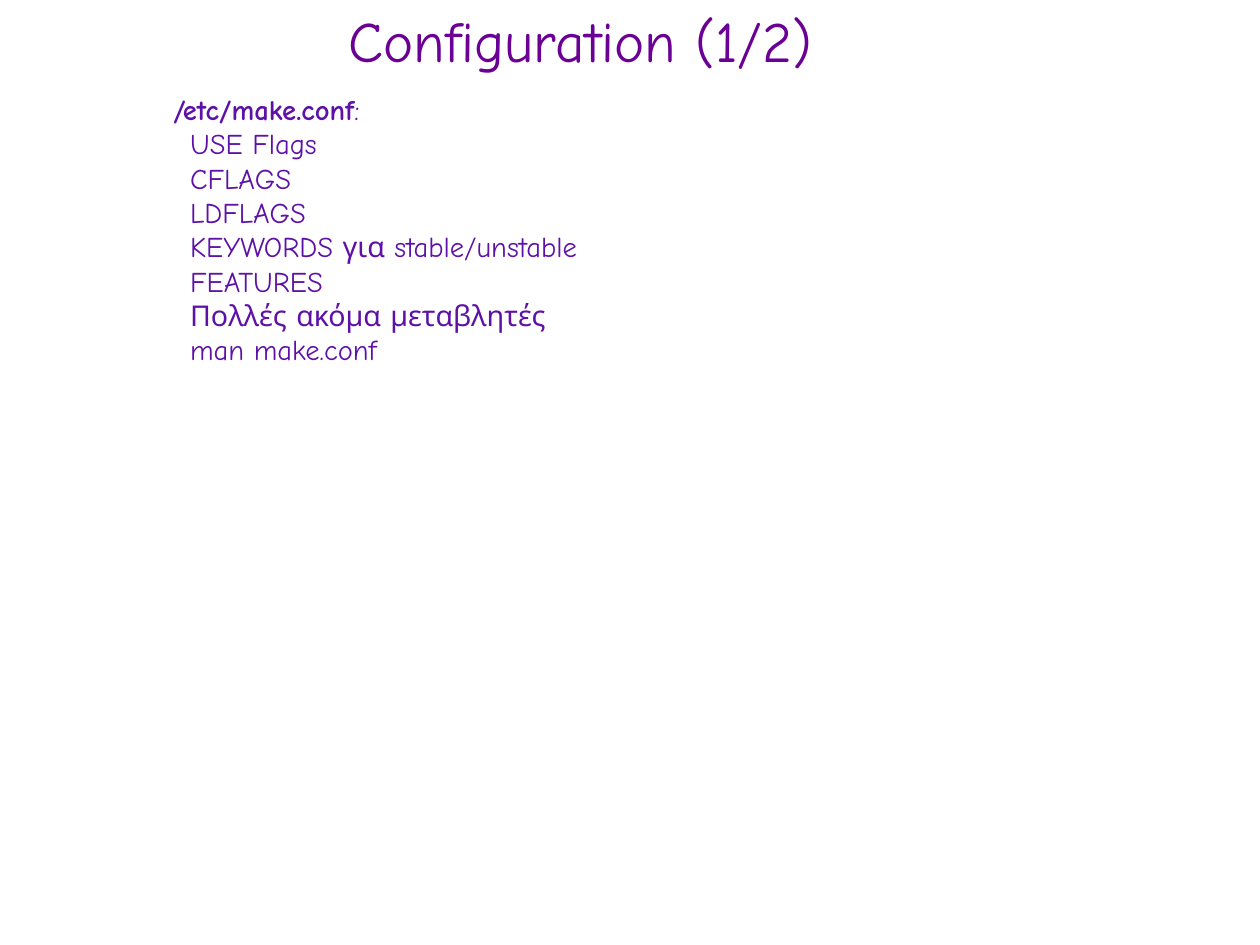
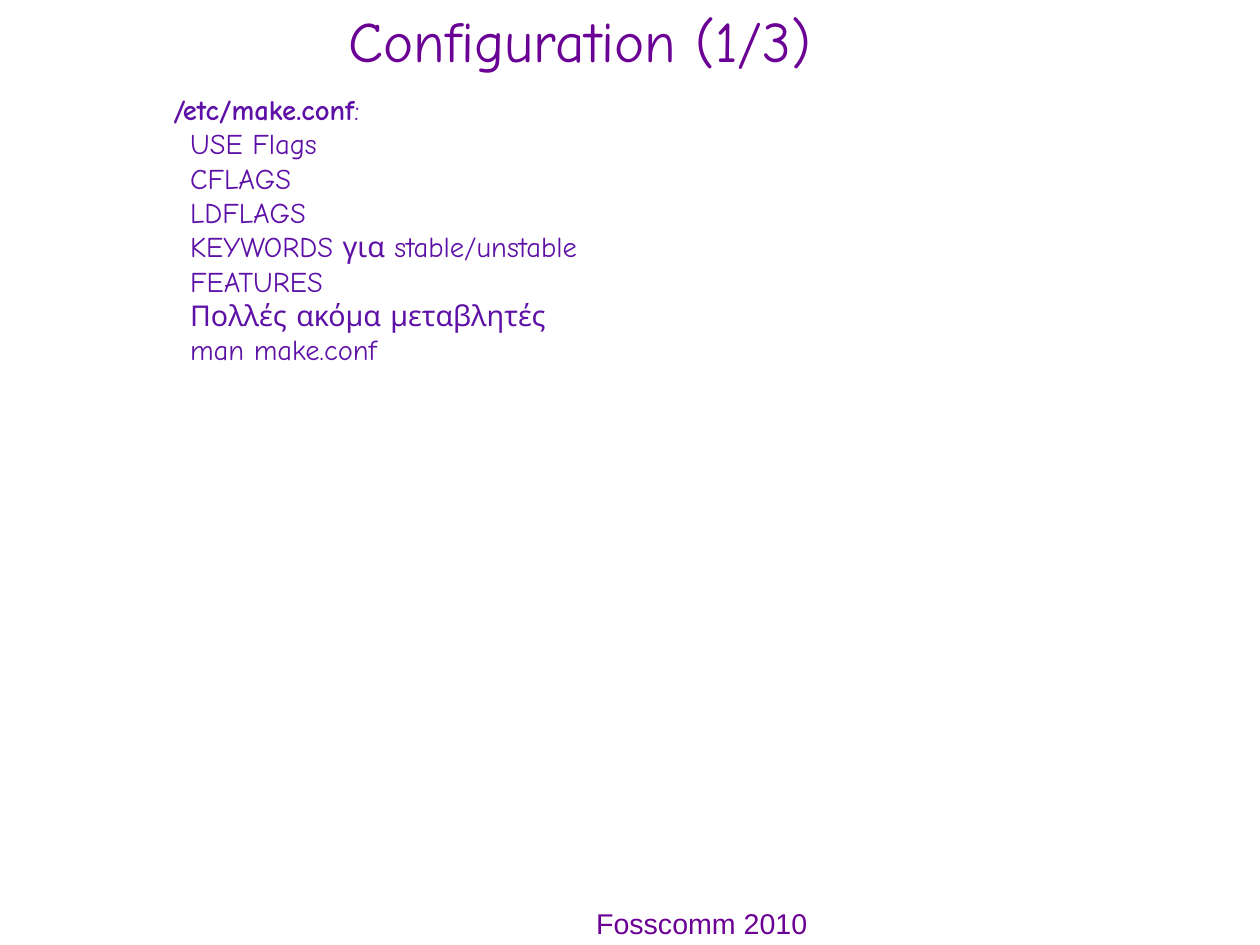
Before and after one commit to gentoo-el/presentations, a slide deck: slide 5 of fosscom-2010_pres.odp. Drawn at 1260x945 pixels with LibreOffice and Linux fonts; fonts in the diff are those of the drawing; background and template pictures are left out. Boxes give left, top, right and bottom in pixels: in the first picture for what was removed or moved away, otherwise in the second. Text is boxed around its words. In the diff, an @@ line names an element or a change of style, - is before the commit and + after.

Commit message:
Update
*Refactor configuration section
*Added examples

```diff
--- a/fosscom-2010_pres.odp
+++ b/fosscom-2010_pres.odp
@@ text at (349,17,811,73): text changed @@
-Configuration (1/2)
+Configuration (1/3)
@@ text added at (596,914,808,935), 18 pt, text #6B0094 @@
+Fosscomm 2010
```
Also in this commit, not shown: 11 other slides changed, 3 slides added.
